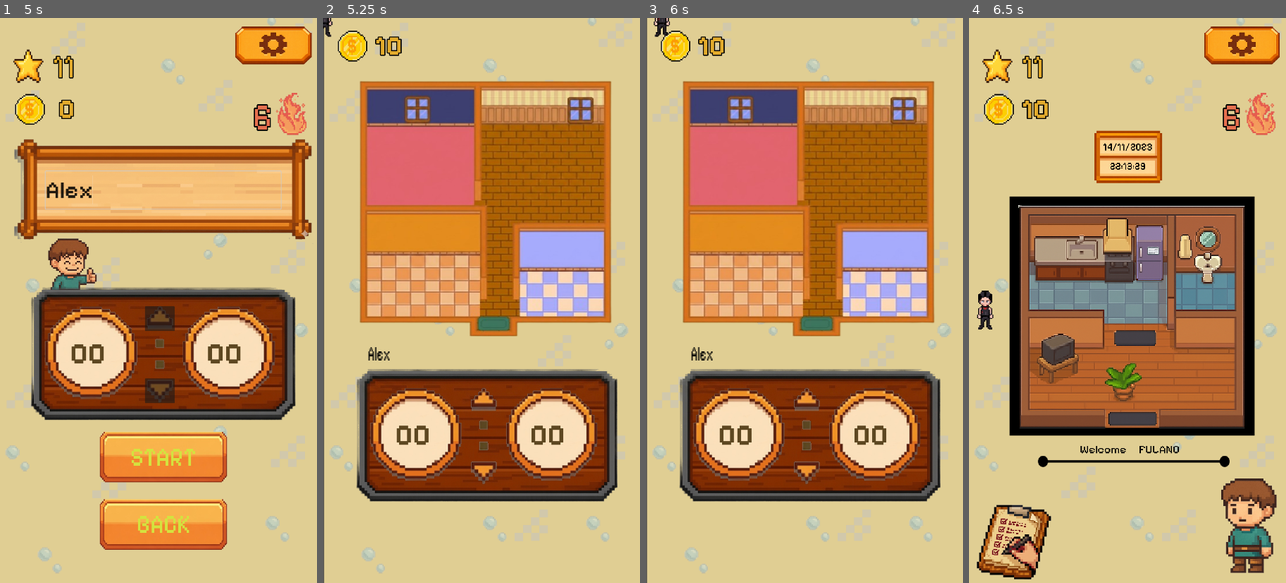
Above: before the commit, frames 1-4 (left to right).
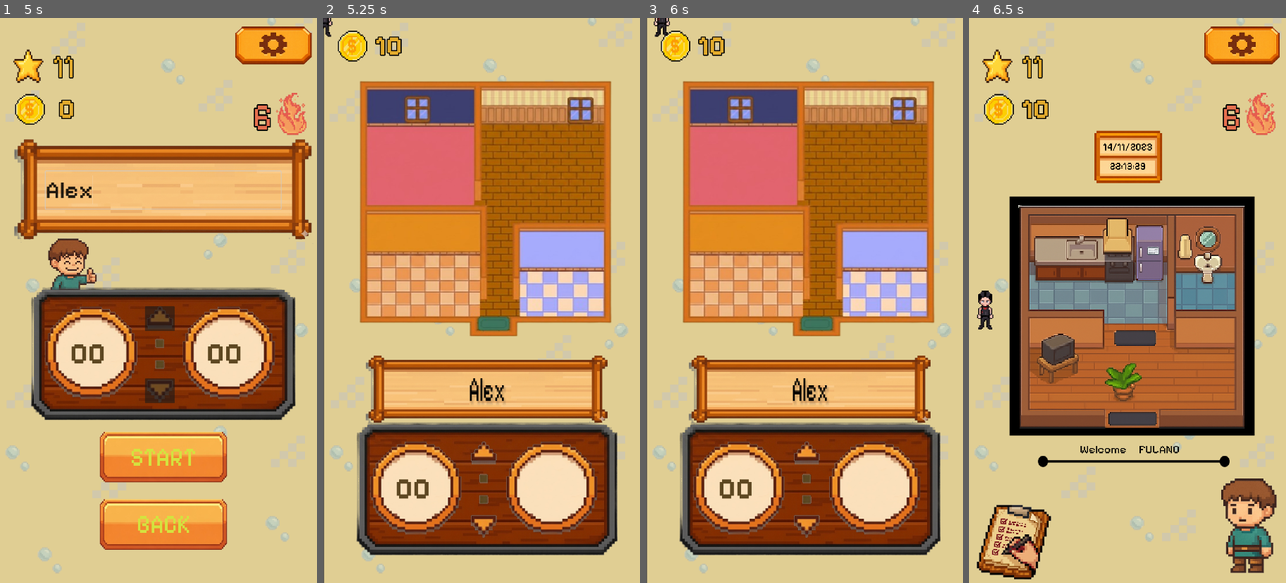
Above: after the commit, the same moments.

Repository: Guga-tab/a-lista-nao-acaba
Game: Godot game, scene res://scenes/screens/title.tscn
The game is run twice, just before and just after one commit, with the same random seed, the same clock (stepped at 60 frames per second) and the same inputs. Sound files missing from this copy of the repository are replaced by a short silence.
Inputs (mouse positions are in pixels of both pictures, inside the frame that each line leads up to):
- Up to frame 1 (5 s): click "JOGAR" at 0.5 s; click (180, 249) at 1.25 s; click (158, 368) at 2.02 s; type "Alex" at 2.1 s; click (158, 385) at 2.25 s; type "12" at 2.33 s; click "OK" at 2.75 s; click (44, 537) at 3.5 s; click (161, 187) at 4.27 s; type "Alex" at 4.35 s
- Up to frame 2 (5.25 s): click "START" at 5 s
- Up to frame 3 (6 s): tap Enter at 5.75 s; hold Right (ui_right) from 5.78 s (still down)
- Up to frame 4 (6.5 s): keep holding Right (ui_right)

Frame 1 is identical in both runs. In frame 2, 26% of the frame differs, in the area x 10-93%, y 58-96%; in frame 3, 26%; in frame 4, nothing differs.

Commit message:
fix: equip and unequip decorations

Diff:
--- a/scenes/screens/mission.tscn
+++ b/scenes/screens/mission.tscn
@@ -5,15 +5,24 @@
 [ext_resource type="Texture2D" uid="uid://bup6asklqdwqi" path="res://assets/backgrounds/house_default.png" id="3_0sm7f"]
 [ext_resource type="Texture2D" uid="uid://kxxlfch2bww6" path="res://assets/backgrounds/clock_background.png" id="3_p31kk"]
 [ext_resource type="PackedScene" uid="uid://myikxsive6gc" path="res://scenes/elements/player.tscn" id="4_0mvd2"]
+[ext_resource type="FontFile" uid="uid://dncemyjponlf" path="res://fonts/Pixelify_Sans/PixelifySans-VariableFont_wght.ttf" id="4_0sm7f"]
+[ext_resource type="Texture2D" uid="uid://c4df0xthxpmmu" path="res://assets/fornitures/bedroom.png" id="4_8jc3d"]
 [ext_resource type="FontFile" uid="uid://bbrdd1lj6ua66" path="res://fonts/Pixelify_Sans/static/PixelifySans-Bold.ttf" id="4_bqlt0"]
+[ext_resource type="Texture2D" uid="uid://bjrv1pu374drp" path="res://assets/icons/task_frame.png" id="4_yj4cy"]
 [ext_resource type="Texture2D" uid="uid://bnfr6g30c2gjp" path="res://assets/icons/clock_circle_no_number.png" id="5_0sm7f"]
-[ext_resource type="FontFile" uid="uid://noxa3dpws2ju" path="res://fonts/Pixelify_Sans/static/PixelifySans-Regular.ttf" id="7_p31kk"]
+[ext_resource type="Texture2D" uid="uid://d00lkqkv1xxup" path="res://assets/fornitures/kitchen.png" id="5_8g1fu"]
+[ext_resource type="Texture2D" uid="uid://fmducumyysqg" path="res://assets/fornitures/living_room.png" id="6_sv3t0"]
+[ext_resource type="Texture2D" uid="uid://bsgrlxd40ofaj" path="res://assets/fornitures/toilet.png" id="7_s1m8v"]
 [ext_resource type="Texture2D" uid="uid://b80onvsukwh72" path="res://assets/buttons/up_down_clock.png" id="8_0sm7f"]
 [ext_resource type="PackedScene" uid="uid://batf4mdu3hhrd" path="res://scenes/elements/coin.tscn" id="9_bqlt0"]
 
 [sub_resource type="LabelSettings" id="LabelSettings_bqlt0"]
-font = ExtResource("7_p31kk")
+font = ExtResource("4_0sm7f")
+font_size = 26
 font_color = Color(0, 0, 0, 1)
+shadow_size = 5
+shadow_color = Color(0.1764706, 0.1764706, 0.1764706, 0.078431375)
+shadow_offset = Vector2(2, 2)
 
 [sub_resource type="LabelSettings" id="LabelSettings_yj4cy"]
 font = ExtResource("4_bqlt0")
@@ -33,7 +42,7 @@
 offset_bottom = 2747.0
 texture = ExtResource("1_v3nvf")
 
-[node name="House" type="TextureRect" parent="Bg" unique_id=1463548266]
+[node name="Room" type="TextureRect" parent="Bg" unique_id=1463548266]
 layout_mode = 1
 anchors_preset = 5
 anchor_left = 0.5
@@ -47,15 +56,68 @@
 texture = ExtResource("3_0sm7f")
 expand_mode = 1
 
-[node name="TaskText" type="Label" parent="Bg" unique_id=1888091957]
+[node name="Bedroom" type="TextureRect" parent="Bg/Room" unique_id=410349312]
 layout_mode = 0
-offset_left = 149.0
-offset_top = 1096.0
-offset_right = 278.0
-offset_bottom = 1116.0
+offset_left = 20.941734
+offset_top = 25.680096
+offset_right = 349.56573
+offset_bottom = 251.7766
+texture = ExtResource("4_8jc3d")
+expand_mode = 1
+
+[node name="Kitchen" type="TextureRect" parent="Bg/Room" unique_id=1032341497]
+layout_mode = 0
+offset_left = 1.6109009
+offset_top = 282.48105
+offset_right = 374.5347
+offset_bottom = 471.7322
+texture = ExtResource("5_8g1fu")
+expand_mode = 1
+
+[node name="LivingRoom" type="TextureRect" parent="Bg/Room" unique_id=1668516437]
+layout_mode = 0
+offset_left = 356.00934
+offset_top = 34.05403
+offset_right = 719.2677
+offset_bottom = 282.05402
+texture = ExtResource("6_sv3t0")
+
+[node name="Toilet" type="TextureRect" parent="Bg/Room" unique_id=1398008708]
+layout_mode = 0
+offset_left = 433.3326
+offset_top = 296.99588
+offset_right = 731.3495
+offset_bottom = 467.26605
+texture = ExtResource("7_s1m8v")
+expand_mode = 1
+
+[node name="TaskFrame" type="TextureRect" parent="Bg" unique_id=484625864]
+layout_mode = 1
+anchors_preset = 8
+anchor_left = 0.5
+anchor_top = 0.5
+anchor_right = 0.5
+anchor_bottom = 0.5
+offset_left = -409.0
+offset_top = -241.5
+offset_right = 435.0
+offset_bottom = 11.5
+grow_horizontal = 2
+grow_vertical = 2
+texture = ExtResource("4_yj4cy")
+expand_mode = 1
+
+[node name="TaskText" type="Label" parent="Bg/TaskFrame" unique_id=1888091957]
+z_index = 2
+layout_mode = 0
+offset_left = 132.0
+offset_top = 61.000122
+offset_right = 373.65143
+offset_bottom = 93.00012
 scale = Vector2(2.4084277, 4.5275807)
 text = "teste pomodoro"
 label_settings = SubResource("LabelSettings_bqlt0")
+horizontal_alignment = 1
 
 [node name="ClockBg" type="TextureRect" parent="Bg" unique_id=435604671]
 layout_mode = 1
@@ -65,9 +127,9 @@
 anchor_right = 0.5
 anchor_bottom = 0.5
 offset_left = -543.5
-offset_top = -362.0
+offset_top = -179.5
 offset_right = 543.5
-offset_bottom = 362.0
+offset_bottom = 544.5
 grow_horizontal = 2
 grow_vertical = 2
 texture = ExtResource("3_p31kk")
@@ -103,6 +165,7 @@
 texture = ExtResource("5_0sm7f")
 
 [node name="SS" type="Label" parent="Bg/ClockBg/ClockCircle2" unique_id=648203652]
+visible = false
 z_index = 1
 layout_mode = 1
 anchors_preset = 4
--- a/scripts/screens/mission.gd
+++ b/scripts/screens/mission.gd
@@ -1,11 +1,22 @@
 extends Control
 
-@onready var UserService = preload("res://scripts/services/user_service.gd")
-# Labels do relógio
+# Importa o serviço do usuário
+@onready var UserService = preload("res://scripts/services/user_service.gd").new()
+
+# Labels do relógio e interface
 @onready var minutes_label: Label = $Bg/ClockBg/ClockCircle1/MM
 @onready var seconds_label: Label = $Bg/ClockBg/ClockCircle2/SS
-@onready var task_label: Label = $Bg/TaskText
+@onready var task_label: Label = $Bg/TaskFrame/TaskText
 @onready var coin_label: Label = $Coin/CoinLabel
+
+# ====================================================
+# NÓS DAS DECORAÇÕES NA CENA DA MISSÃO
+# Certifique-se de que os caminhos abaixo estão corretos!
+# ====================================================
+@onready var deco_bedroom = $Bg/Room/Bedroom
+@onready var deco_living_room = $Bg/Room/LivingRoom
+@onready var deco_toilet = $Bg/Room/Toilet
+@onready var deco_kitchen = $Bg/Room/Kitchen
 
 var task_text: String
 # Valores recebidos
@@ -15,13 +26,24 @@
 var finished = false
 
 func _ready() -> void:
+	# Inicializa o serviço do usuário
+	add_child(UserService)
+	UserService.load_or_create_user()
+
 	total_time = minutes_value * 60 + seconds_value
 
 	show_time(minutes_value, seconds_value)
 
 	task_label.text = task_text
 
-func _process(delta):
+	# Atualiza o contador de moedas inicial
+	update_coin_label()
+
+	# Aplica visualmente as decorações equipadas
+	apply_equipped_decorations()
+
+
+func _process(delta: float) -> void:
 	if total_time > 0:
 		total_time -= delta
 
@@ -33,16 +55,39 @@
 		finished = true
 		on_task_complete()
 
-func show_time(mins:int, secs:int) -> void:
+func show_time(mins: int, secs: int) -> void:
 	minutes_label.text = "%02d" % mins
 	seconds_label.text = "%02d" % secs
 
-func update_coin_label():
-	var coins = user_service.get_coins()
+
+func update_coin_label() -> void:
+	var coins = UserService.get_coins()
 	coin_label.text = str(coins)
 
-func on_task_complete():
-	user_service.add_coins(10)
+# ====================================================
+# FUNÇÃO PARA EXIBIR/OCULTAR AS DECORAÇÕES
+# ====================================================
+func apply_equipped_decorations() -> void:
+	var equipped_decorations = UserService.get_equipped_decorations()
+
+	# Esconde todas por padrão
+	if deco_bedroom: deco_bedroom.visible = false
+	if deco_living_room: deco_living_room.visible = false
+	if deco_toilet: deco_toilet.visible = false
+	if deco_kitchen: deco_kitchen.visible = false
+
+	# Torna visível todas as decorações que estiverem equipadas no Array
+	if "bedroom" in equipped_decorations and deco_bedroom:
+		deco_bedroom.visible = true
+	if "living_room" in equipped_decorations and deco_living_room:
+		deco_living_room.visible = true
+	if "toilet" in equipped_decorations and deco_toilet:
+		deco_toilet.visible = true
+	if "kitchen" in equipped_decorations and deco_kitchen:
+		deco_kitchen.visible = true
+
+func on_task_complete() -> void:
+	UserService.add_coins(10)
 	update_coin_label()
 
 	await get_tree().create_timer(1.0).timeout
--- a/scripts/services/user_service.gd
+++ b/scripts/services/user_service.gd
@@ -138,31 +138,55 @@
 	Database.save_users(users)
 
 # ===============================================
-# GESTÃO DE EQUIPAR DECORAÇÕES
-# ===============================================
-
-# Equipa uma decoração
+# GESTÃO DE MÚLTIPLAS DECORAÇÕES EQUIPADAS
+# ===============================================
+
+# Retorna se a decoração específica está equipada
+func is_decoration_equipped(deco_id: String) -> bool:
+	var users = Database.get_users()
+	for u in users:
+		if int(u["id_usuario"]) == user_id:
+			var equipadas = u.get("decoracoes_equipadas", [])
+			if typeof(equipadas) == TYPE_ARRAY:
+				return deco_id in equipadas
+	return false
+
+# Adiciona uma decoração à lista de equipadas
 func equip_decoration(deco_id: String):
 	var users = Database.get_users()
 	for u in users:
 		if int(u["id_usuario"]) == user_id:
-			u["decoracao_equipada"] = deco_id
-			break
-	Database.save_users(users)
-
-# Retorna qual decoração está equipada atualmente
-func get_equipped_decoration() -> String:
-	var users = Database.get_users()
-	for u in users:
-		if int(u["id_usuario"]) == user_id:
-			# Se não tiver nada equipado, retorna vazio "" ou "none", evitando que "default" seja confundido
-			return u.get("decoracao_equipada", "")
-	return ""
-
-# Volta para nenhuma decoração (ou padrão)
-func unequip_decoration():
-	equip_decoration("")
-
+			var equipadas = u.get("decoracoes_equipadas", [])
+			if typeof(equipadas) != TYPE_ARRAY:
+				equipadas = []
+			if not deco_id in equipadas:
+				equipadas.append(deco_id)
+				u["decoracoes_equipadas"] = equipadas
+			break
+	Database.save_users(users)
+
+# Remove uma decoração da lista de equipadas
+func unequip_decoration(deco_id: String):
+	var users = Database.get_users()
+	for u in users:
+		if int(u["id_usuario"]) == user_id:
+			var equipadas = u.get("decoracoes_equipadas", [])
+			if typeof(equipadas) == TYPE_ARRAY:
+				if deco_id in equipadas:
+					equipadas.erase(deco_id)
+					u["decoracoes_equipadas"] = equipadas
+			break
+	Database.save_users(users)
+
+# Retorna a lista completa de decorações equipadas
+func get_equipped_decorations() -> Array:
+	var users = Database.get_users()
+	for u in users:
+		if int(u["id_usuario"]) == user_id:
+			var equipadas = u.get("decoracoes_equipadas", [])
+			if typeof(equipadas) == TYPE_ARRAY:
+				return equipadas
+	return []
 # ===============================================
 # RESET DE DADOS PARA TESTES
 # ===============================================
--- a/scripts/user/inventory_screen.gd
+++ b/scripts/user/inventory_screen.gd
@@ -41,6 +41,8 @@
 	for btn in cosmetic_ids.keys() + deco_ids.keys():
 		if btn == null:
 			continue
+		if btn.pressed.is_connected(_on_equip_click):
+			btn.pressed.disconnect(_on_equip_click)
 		btn.pressed.connect(_on_equip_click.bind(btn))
 
 	# Atualiza o inventário visualmente
@@ -49,7 +51,6 @@
 
 func update_inventory_ui() -> void:
 	var equipped_skin = UserService.get_equipped_skin()
-	var equipped_deco = UserService.get_equipped_decoration()
 
 	for btn in cosmetic_ids.keys() + deco_ids.keys():
 		if btn == null: continue
@@ -62,7 +63,8 @@
 		if btn in deco_ids:
 			var deco_id = deco_ids[btn]
 			has_item = UserService.has_decoration(deco_id)
-			is_equipped = (deco_id == equipped_deco)
+			# Agora checa se este ID específico está na lista de equipados
+			is_equipped = UserService.is_decoration_equipped(deco_id)
 		else:
 			var skin_id = cosmetic_ids[btn]
 			has_item = UserService.has_skin(skin_id)
@@ -70,19 +72,17 @@
 
 		# Aplica as regras visuais
 		if has_item:
-			# Se JÁ COMPROU: botão liberado
 			btn.disabled = false
 			if is_equipped:
 				if lbl: lbl.text = "EQUIPADO"
-				btn.modulate = Color(0.5, 1.0, 0.5) # Tom verde (equipado)
+				btn.modulate = Color(0.5, 1.0, 0.5) # Verde (equipado)
 			else:
 				if lbl: lbl.text = "EQUIPAR"
-				btn.modulate = Color(1, 1, 1) # Tom normal (disponível para equipar)
+				btn.modulate = Color(1, 1, 1) # Normal (disponível para equipar)
 		else:
-			# Se NÃO COMPROU: botão bloqueado
 			if lbl: lbl.text = "BLOQUEADO"
 			btn.disabled = true
-			btn.modulate = Color(0.3, 0.3, 0.3) # Tom cinza escuro (bloqueado)
+			btn.modulate = Color(0.3, 0.3, 0.3) # Cinza escuro (bloqueado)
 
 
 func _on_equip_click(botao_clicado: Button) -> void:
@@ -91,11 +91,10 @@
 
 	if botao_clicado in deco_ids:
 		var deco_id = deco_ids[botao_clicado]
-		var current_equipped_deco = UserService.get_equipped_decoration()
 
-		# Se já está equipado, desequipa. Se não, equipa.
-		if deco_id == current_equipped_deco:
-			UserService.unequip_decoration()
+		# Se já está equipado, remove da lista de equipados. Se não, adiciona.
+		if UserService.is_decoration_equipped(deco_id):
+			UserService.unequip_decoration(deco_id)
 		else:
 			UserService.equip_decoration(deco_id)
 	else:
@@ -107,7 +106,7 @@
 		else:
 			UserService.equip_skin(skin_id)
 
-	# Atualiza a interface do inventário imediatamente para refletir as mudanças
+	# Atualiza a interface
 	update_inventory_ui()
 
 
